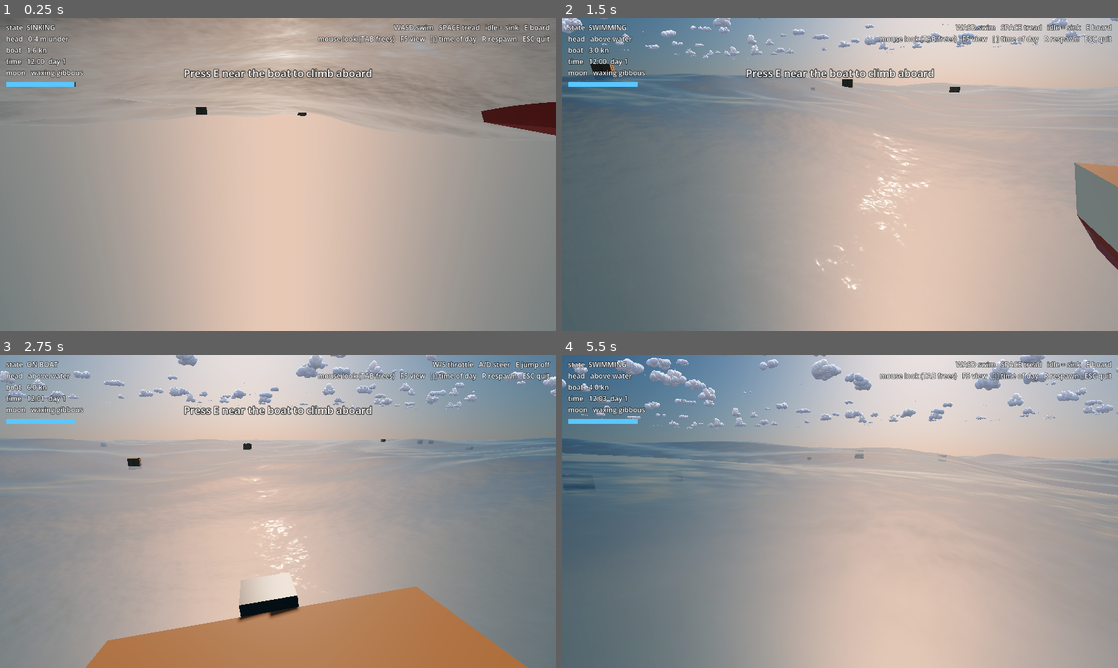
Above: before the commit, frames 1-4 (two rows, left to right).
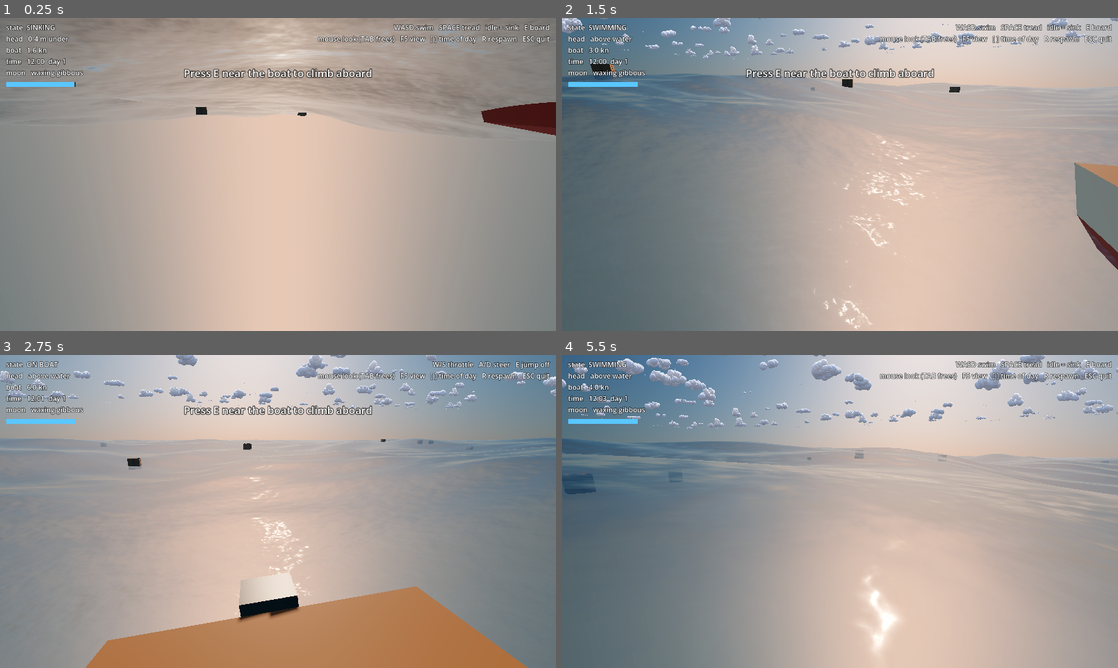
Above: after the commit, the same moments.

Repository: DocRountree/game
Game: Godot game, scene res://src/world/open_ocean/open_ocean.tscn
Same seed, same stepped clock (60 frames per second), same inputs: the game is played once before the commit and once after it.
Inputs (mouse positions are in pixels of both pictures, inside the frame that each line leads up to):
- Up to frame 1 (0.25 s): no input
- Up to frame 2 (1.5 s): tap E (interact) at 0.5, 1.25 s; move the mouse to (867, 174) at 0.52 s; hold W (move_forward) from 0.53 s (still down); tap Down (camera_down) at 0.6 s; move the mouse to (812, 174) at 1.27 s; tap Left (camera_left) at 1.35 s
- Up to frame 3 (2.75 s): keep holding W (move_forward); tap E (interact) at 2 s; move the mouse to (289, 505) at 2.02 s; tap Right (camera_right) at 2.1 s
- Up to frame 4 (5.5 s): tap E (interact) at 2.75, 3.5 s; move the mouse to (834, 517) at 2.77 s; tap Up (camera_up) at 2.85 s; move the mouse to (878, 514) at 3.52 s; hold E (interact) 3.53-4.28 s; move the mouse to (795, 508) at 4.27 s; tap Tab (toggle_mouse) at 4.35 s; move the mouse to (867, 511) at 5.02 s; release W (move_forward) at 5.03 s; hold S (move_back) from 5.03 s (still down); hold Space (tread) from 5.03 s (still down)

The runs differ from the first frame. In frame 1, 0.2% of the frame differs, in the area x 1-87%, y 0-25%; in frame 2, 0.6%; in frame 3, 0.3%; in frame 4, 1.4%, in the area x 0-100%, y 29-96%.

Commit message:
Water detail churns in place; clouds lose sunlight gradually
- Water: detail normal maps no longer scroll (which read as a translucent
  film sliding over the waves). Each layer is two cross-fading copies that
  drift only slightly before re-forming at a fresh offset, so the ripples
  stay attached to the water and ride the swell.
- Clouds: direct sunlight fades smoothly per puff, starting with the sun
  about 7 degrees up and ending when the planet's shadow passes that puff
  (sqrt(2h/R) below the horizon), so bases darken first and tops glow last,
  instead of switching off at sunset.

Diff:
--- a/src/systems/atmosphere/atmosphere.gd
+++ b/src/systems/atmosphere/atmosphere.gd
@@ -209,10 +209,13 @@
 		moonlight.visible = moonlight.light_energy > 0.001
 	if clouds:
 		# Sunlight as it reaches the cloud layer, which still sees the sun for a
-		# while after it sets at sea level. Stylised: keep the colour fully
-		# saturated and dim it only gently (the real grazing light is nearly
-		# black), so clouds glow orange and pink through the afterglow.
-		var at_clouds := _transmittance_from(clouds.altitude, dir) / _zenith_transmittance
+		# while after it sets at sea level. Stylised: keep the colour saturated
+		# and dim it only gently here (the real grazing light is nearly black);
+		# the cloud shader does the dimming, puff by puff.
+		# colour only: the shader fades each puff out as the planet's shadow climbs
+		# it, so sample just above the cloud layer's own horizon, never fully blocked
+		var lit_dir := Vector3(dir.x, maxf(dir.y, -0.017), dir.z).normalized()
+		var at_clouds := _transmittance_from(clouds.altitude, lit_dir) / _zenith_transmittance
 		var cloud_peak := maxf(at_clouds.x, maxf(at_clouds.y, at_clouds.z))
 		var cloud_sun := (at_clouds / cloud_peak * sqrt(minf(cloud_peak, 1.0)) * sun_energy) if cloud_peak > 0.0 else Vector3.ZERO
 		var grey := cloud_sun.dot(Vector3(0.3, 0.55, 0.15))
--- a/src/systems/clouds/clouds.gdshader
+++ b/src/systems/clouds/clouds.gdshader
@@ -17,6 +17,10 @@
 uniform vec3 ambient = vec3(0.2, 0.27, 0.4);
 uniform float brightness = 1.5;
 uniform float depth_squeeze = 2200.0;   // puffs end up within this distance (stars sit at 2500 m)
+uniform float planet_radius = 6400000.0;
+uniform float dim_start = 0.12;          // sun height (sine) at which cloud light starts to wane
+
+varying float lit;
 
 varying vec2 q;
 varying float height;
@@ -59,6 +63,14 @@
 	radius *= k;
 	POSITION = PROJECTION_MATRIX * vec4(view + vec3(VERTEX.xy * 2.0 * radius, 0.0), 1.0);
 	q = VERTEX.xy * 2.0;
+	// Light fades smoothly from a sun ~7 degrees up (longer, redder, dimmer path)
+	// until the planet's shadow passes this puff: a puff h metres up still sees
+	// the sun until it is sqrt(2h/R) below the horizon, so bases go dark first
+	// and tops glow last.
+	float dip = sqrt(2.0 * max(centre.y, 1.0) / planet_radius);
+	float sun_y = normalize(sun_direction).y;
+	float x = clamp((sun_y + dip) / (dim_start + dip), 0.0, 1.0);
+	lit = x * x * (3.0 - 2.0 * x);
 	height = COLOR.r;
 }
 
@@ -69,7 +81,7 @@
 	float wrap = clamp(dot(n, normalize(sun_direction)) * 0.55 + 0.45, 0.0, 1.0);
 	float band = wrap < 0.35 ? 0.3 : (wrap < 0.7 ? 0.65 : 1.0);
 	float self_shadow = mix(0.5, 1.0, height);   // cloud bottoms sit in the cloud's own shadow
-	vec3 colour = sun_colour * band * self_shadow + ambient * (0.6 + 0.4 * n.y);
+	vec3 colour = sun_colour * band * self_shadow * lit + ambient * (0.6 + 0.4 * n.y);
 	ALBEDO = colour * brightness;
 	ALPHA = 1.0 - smoothstep(0.9, 1.0, r2);
 	ALPHA_SCISSOR_THRESHOLD = 0.5;
--- a/src/systems/water/ocean/water.gdshader
+++ b/src/systems/water/ocean/water.gdshader
@@ -3,7 +3,7 @@
 
 // Open-ocean surface. The same Gerstner waves as Ocean.height_at() displace a
 // camera-centred mesh; per pixel it adds the analytic wave normal, interactive
-// ripples, and two scrolling detail normal maps. Godot's lighting handles the
+// ripples, and detail normal maps that churn in place. Godot's lighting handles the
 // sky reflection and sun glints; this shader supplies the light coming up
 // through the water (refraction + depth absorption + crest scattering) and foam.
 
@@ -26,6 +26,7 @@
 uniform float fine_tile = 3.5;             // meters per repeat of the finest ripple layer
 uniform float fine_strength = 0.18;
 uniform float fine_fade = 40.0;            // the fine layer fades out by this distance (no sparkle)
+uniform float churn_period = 3.0;          // seconds for a detail layer to fade out and re-form
 uniform sampler2D foam_noise : filter_linear_mipmap, repeat_enable;
 
 group_uniforms water;
@@ -52,6 +53,23 @@
 
 vec2 rip_uv(vec2 p) { return (p - ripple_rect.xy) / ripple_rect.z; }
 float rip_fade(vec2 uv) { vec2 e = min(uv, 1.0 - uv); return clamp(min(e.x, e.y) * 25.0, 0.0, 1.0); }
+
+// Slope from a detail normal map that churns in place instead of scrolling:
+// two copies cross-fade, each drifting only a little before it fades out and
+// comes back at a fresh random offset. A plain scroll reads as a film sliding
+// over the waves; this keeps the ripples attached to the water.
+vec2 churn(sampler2D tex, vec2 uv, vec2 drift, float t) {
+	vec2 s = vec2(0.0);
+	for (int k = 0; k < 2; k++) {
+		float phase = t / churn_period + float(k) * 0.5;
+		float cycle = floor(phase);
+		float f = fract(phase);
+		vec2 jump = fract(sin(vec2(cycle * 12.9898 + float(k) * 3.1, cycle * 78.233 + float(k) * 7.7)) * 43758.5453);
+		vec3 n = texture(tex, uv + jump + drift * (f - 0.5)).xyz * 2.0 - 1.0;
+		s += (1.0 - abs(2.0 * f - 1.0)) * n.xy / max(n.z, 0.2);   // triangle weights sum to 1
+	}
+	return s * 1.35;   // blending two copies flattens them a little; restore contrast
+}
 
 float view_depth(vec2 uv, mat4 inv_proj) {
 	float raw = texture(depth_tex, uv).r;
@@ -103,15 +121,14 @@
 			/ (2.0 * e * ripple_rect.z) * rf;
 	float ripple_foam = texture(ripple_tex, ruv).g * rf;
 
-	// small waves: two detail normal maps scrolling across each other
-	vec3 na = texture(detail_a, (x0 - vec2(0.9, 0.4) * time) / detail_tile).xyz * 2.0 - 1.0;
-	vec3 nb = texture(detail_b, (x0 * 0.6 + vec2(0.3, -0.7) * time) / detail_tile).xyz * 2.0 - 1.0;
-	slope += detail_strength * (na.xy / max(na.z, 0.2) + 0.6 * nb.xy / max(nb.z, 0.2));
+	// small waves: detail normal maps churning in place on the (orbiting) water.
+	// x0 is the undisplaced position, so they ride the swell like real ripples.
+	slope += detail_strength * (churn(detail_a, x0 / detail_tile, vec2(0.04, 0.02), time)
+			+ 0.6 * churn(detail_b, x0 * 0.6 / detail_tile, vec2(-0.02, 0.035), time + 1.3));
 	// finest capillary ripples close up, so the near water isn't smooth blotches
 	float fine = fine_strength * (1.0 - smoothstep(fine_fade * 0.3, fine_fade, -VERTEX.z));
 	if (fine > 0.0) {
-		vec3 nc = texture(detail_b, (x0.yx * vec2(1.0, -1.0) + vec2(-0.5, 0.8) * time) / fine_tile).xyz * 2.0 - 1.0;
-		slope += fine * nc.xy / max(nc.z, 0.2);
+		slope += fine * churn(detail_b, x0.yx * vec2(1.0, -1.0) / fine_tile, vec2(0.08, -0.05), time * 1.7 + 0.6);
 	}
 
 	vec3 n_world = normalize(vec3(-slope.x, 1.0, -slope.y));
Not shown, changed: docs/ARCHITECTURE.md
